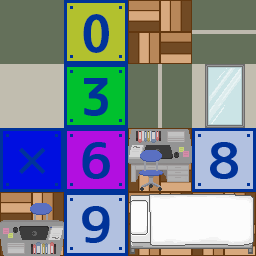
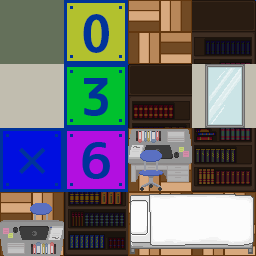
Layers edited between the first and the second 256×256 image:
renamed "廊下床_中" to "本棚左上", painted on it over (x1=128, y1=64, x2=192, y2=128)
added layer "本棚左下" above "本棚右上" over (x1=64, y1=192, x2=128, y2=256)
renamed "廊下床_中" to "本棚右上", painted on it over (x1=192, y1=0, x2=256, y2=64)
added layer "本棚右下" above "職員室机2" over (x1=192, y1=128, x2=256, y2=192)
